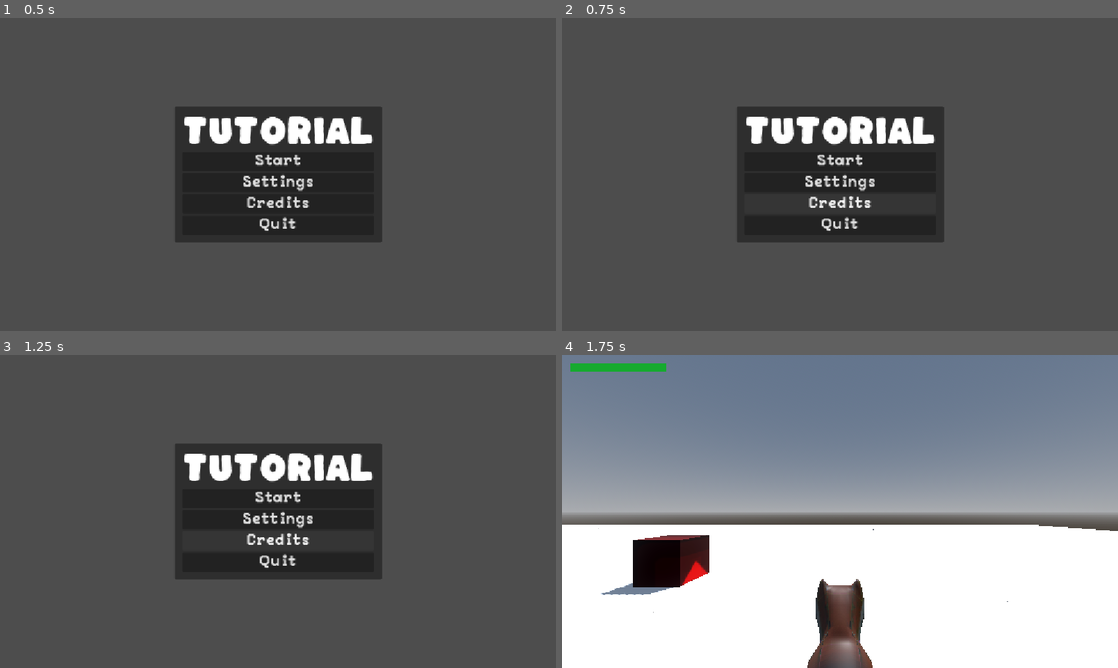
Above: before the commit, frames 1-4 (two rows, left to right).
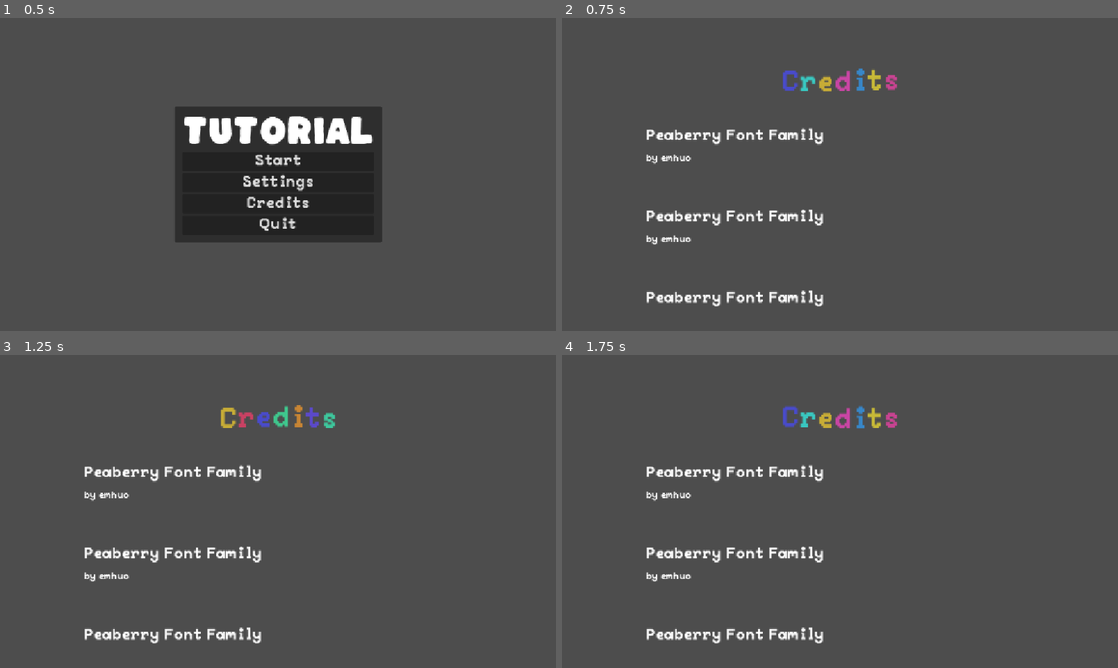
Above: after the commit, the same moments.

Repository: CC5408/tutorial-cc-5408-primavera-2026
Game: Godot game, scene res://ui/main_menu.tscn
Two runs of this game, one before a commit and one after it. Both use one fixed random seed, a clock stepped at 60 frames per second and the inputs below. The engine's default icon, where the game draws it, is replaced by a stand-in: a white triangle on a blue panel in a dark square. Sound files missing from this copy of the repository are replaced by a short silence.
Inputs (mouse positions are in pixels of both pictures, inside the frame that each line leads up to):
- Up to frame 1 (0.5 s): no input
- Up to frame 2 (0.75 s): click "Credits" at 0.5 s
- Up to frame 3 (1.25 s): no input
- Up to frame 4 (1.75 s): click (840, 498) at 1.25 s, where only the run before the commit has a clickable "Start"

Frame 1 is identical in both runs. In frame 2, 16% of the frame differs, in the area x 15-69%, y 16-93%; in frame 3, 16%; in frame 4, 97%, in the area x 0-100%, y 0-100%.

Commit message:
car, bullet and credits

Diff:
--- a/autoloads/level_manager.gd
+++ b/autoloads/level_manager.gd
@@ -3,6 +3,7 @@
 
 @export var levels: Array[PackedScene]
 @export var main_menu: PackedScene
+@export var credits: PackedScene
 
 var current_level: int = 0
 
@@ -25,3 +26,9 @@
 	if not main_menu:
 		return
 	get_tree().change_scene_to_packed(main_menu)
+
+
+func go_to_credits() -> void:
+	if not credits:
+		return
+	get_tree().change_scene_to_packed(credits)
--- a/autoloads/level_manager.tscn
+++ b/autoloads/level_manager.tscn
@@ -4,8 +4,10 @@
 [ext_resource type="PackedScene" uid="uid://dgj28uijnr6t3" path="res://levels/level_01.tscn" id="2_stu7j"]
 [ext_resource type="PackedScene" uid="uid://48tpuh5by3aj" path="res://levels/level_02.tscn" id="3_gn3j0"]
 [ext_resource type="PackedScene" uid="uid://c6sopy7qwsvyt" path="res://ui/main_menu.tscn" id="4_stu7j"]
+[ext_resource type="PackedScene" uid="uid://b44k862282gv" path="res://ui/credits.tscn" id="5_gn3j0"]
 
 [node name="LevelManager" type="Node" unique_id=1465555129]
 script = ExtResource("1_jmqug")
 levels = Array[PackedScene]([ExtResource("2_stu7j"), ExtResource("3_gn3j0")])
 main_menu = ExtResource("4_stu7j")
+credits = ExtResource("5_gn3j0")
--- /dev/null
+++ b/car/car.gd
@@ -0,0 +1,61 @@
+class_name Car
+extends VehicleBody3D
+
+
+@export var steer_acceleration: float = 3.0
+@export var steer_max: float = 0.5
+@export var engine_power: float = 600.0
+@export var brake_force: float = 300.0
+@onready var interact_area_3d: Area3D = $InteractArea3D
+@onready var passenger_marker: Marker3D = $PassengerMarker
+@onready var camera_3d: Camera3D = $Camera3D
+
+var enabled: bool = false:
+	set = set_enabled
+
+var player_inside: Player
+
+var _riding: bool = false
+
+func _ready() -> void:
+	interact_area_3d.body_entered.connect(_on_interact_entered)
+	interact_area_3d.body_exited.connect(_on_interact_exited)
+
+
+func _physics_process(delta: float) -> void:
+	if not enabled:
+		return
+	var steer_input: float  = Input.get_axis("move_left", "move_right")
+	var force_input: float = Input.get_axis("move_down", "move_up")
+
+	engine_force = force_input * engine_power
+	brake = brake_force if is_zero_approx(force_input) else 0.0
+	steering = move_toward(steering, -steer_input * steer_max, steer_acceleration * delta)
+
+
+func _input(event: InputEvent) -> void:
+	if event.is_action_pressed("interact") and player_inside:
+		_riding = true
+		player_inside.enabled = false
+		enabled = true
+		player_inside.get_parent().remove_child(player_inside)
+		add_child(player_inside)
+		player_inside.global_transform = passenger_marker.global_transform
+
+
+func set_enabled(value: bool) -> void:
+	enabled = value
+	camera_3d.current = enabled
+
+func _on_interact_entered(body: Node3D) -> void:
+	var player: Player = body as Player
+	if player:
+		player_inside = player
+
+
+func _on_interact_exited(body: Node3D) -> void:
+	if _riding:
+		return
+	var player: Player = body as Player
+	if player:
+		player_inside = null
--- /dev/null
+++ b/car/car.tscn
@@ -0,0 +1,90 @@
+[gd_scene format=3 uid="uid://bm1tlcpdsmnvq"]
+
+[ext_resource type="Script" uid="uid://ugovo1dkkwu5" path="res://car/car.gd" id="1_2gitb"]
+
+[sub_resource type="BoxMesh" id="BoxMesh_g4v7s"]
+size = Vector3(1, 0.39819336, 2.1564941)
+
+[sub_resource type="BoxShape3D" id="BoxShape3D_dxy33"]
+size = Vector3(1, 0.39819336, 2.1564941)
+
+[sub_resource type="CylinderMesh" id="CylinderMesh_g4v7s"]
+top_radius = 0.25
+bottom_radius = 0.25
+height = 0.11328125
+
+[sub_resource type="BoxShape3D" id="BoxShape3D_g4v7s"]
+size = Vector3(3.0292969, 2.463745, 3.163086)
+
+[node name="Car" type="VehicleBody3D" unique_id=308352939]
+center_of_mass_mode = 1
+script = ExtResource("1_2gitb")
+
+[node name="MeshInstance3D" type="MeshInstance3D" parent="." unique_id=1853266951]
+transform = Transform3D(1, 0, 0, 0, 1, 0, 0, 0, 1, 0, 0.30681276, 0)
+mesh = SubResource("BoxMesh_g4v7s")
+
+[node name="CollisionShape3D" type="CollisionShape3D" parent="." unique_id=103546338]
+transform = Transform3D(1, 0, 0, 0, 1, 0, 0, 0, 1, 0, 0.30681276, 0)
+shape = SubResource("BoxShape3D_dxy33")
+
+[node name="VehicleWheel3D" type="VehicleWheel3D" parent="." unique_id=1934702997]
+transform = Transform3D(1, 0, 0, 0, 1, 0, 0, 0, 1, 0.5586674, 0.1621303, 0.53571534)
+use_as_steering = true
+wheel_radius = 0.1
+suspension_stiffness = 20.0
+damping_compression = 12.0
+damping_relaxation = 10.0
+
+[node name="MeshInstance3D" type="MeshInstance3D" parent="VehicleWheel3D" unique_id=1964255151]
+transform = Transform3D(-4.371139e-08, -1, 0, 1, -4.371139e-08, 0, 0, 0, 1, 0, 0, 0)
+mesh = SubResource("CylinderMesh_g4v7s")
+
+[node name="VehicleWheel3D2" type="VehicleWheel3D" parent="." unique_id=297066282]
+transform = Transform3D(1, 0, 0, 0, 1, 0, 0, 0, 1, -0.559, 0.162, 0.536)
+use_as_steering = true
+wheel_radius = 0.1
+suspension_stiffness = 20.0
+damping_compression = 12.0
+damping_relaxation = 10.0
+
+[node name="MeshInstance3D" type="MeshInstance3D" parent="VehicleWheel3D2" unique_id=1929765358]
+transform = Transform3D(-4.371139e-08, -1, 0, 1, -4.371139e-08, 0, 0, 0, 1, 0, 0, 0)
+mesh = SubResource("CylinderMesh_g4v7s")
+
+[node name="VehicleWheel3D3" type="VehicleWheel3D" parent="." unique_id=1009943700]
+transform = Transform3D(1, 0, 0, 0, 1, 0, 0, 0, 1, -0.559, 0.162, -0.53355837)
+use_as_traction = true
+wheel_radius = 0.1
+suspension_stiffness = 20.0
+damping_compression = 12.0
+damping_relaxation = 10.0
+
+[node name="MeshInstance3D" type="MeshInstance3D" parent="VehicleWheel3D3" unique_id=1556969054]
+transform = Transform3D(-4.371139e-08, -1, 0, 1, -4.371139e-08, 0, 0, 0, 1, 0, 0, 0)
+mesh = SubResource("CylinderMesh_g4v7s")
+
+[node name="VehicleWheel3D4" type="VehicleWheel3D" parent="." unique_id=153144783]
+transform = Transform3D(1, 0, 0, 0, 1, 0, 0, 0, 1, 0.559, 0.162, -0.534)
+use_as_traction = true
+wheel_radius = 0.1
+suspension_stiffness = 20.0
+damping_compression = 12.0
+damping_relaxation = 10.0
+
+[node name="MeshInstance3D" type="MeshInstance3D" parent="VehicleWheel3D4" unique_id=1166989844]
+transform = Transform3D(-4.371139e-08, -1, 0, 1, -4.371139e-08, 0, 0, 0, 1, 0, 0, 0)
+mesh = SubResource("CylinderMesh_g4v7s")
+
+[node name="Camera3D" type="Camera3D" parent="." unique_id=2001451247]
+transform = Transform3D(-1, 3.5527137e-15, -8.742278e-08, -2.9711508e-08, 0.94047606, 0.33986, 8.221903e-08, 0.33986, -0.94047606, 0, 1.5322783, -1.9681904)
+
+[node name="InteractArea3D" type="Area3D" parent="." unique_id=1760332359]
+
+[node name="CollisionShape3D" type="CollisionShape3D" parent="InteractArea3D" unique_id=1615050646]
+transform = Transform3D(1, 0, 0, 0, 1, 0, 0, 0, 1, 0, 0.73187256, 0)
+shape = SubResource("BoxShape3D_g4v7s")
+
+[node name="PassengerMarker" type="Marker3D" parent="." unique_id=560017121]
+transform = Transform3D(-1, 0, -1.509958e-07, 0, 1, 0, 1.509958e-07, 0, -1, 0, 0.96845317, 0.074060485)
+gizmo_extents = 3.05
--- a/components/hurtbox_component.gd
+++ b/components/hurtbox_component.gd
@@ -1,4 +1,4 @@
-class_name HutboxComponent
+class_name HurtboxComponent
 extends Area3D
 
 @export var health_component: HealthComponent
--- a/default_bus_layout.tres
+++ b/default_bus_layout.tres
@@ -17,7 +17,7 @@
 bus/2/solo = false
 bus/2/mute = false
 bus/2/bypass_fx = false
-bus/2/volume_db = -6.5676136
+bus/2/volume_db = -2.8035622
 bus/2/send = &"Master"
 bus/2/effect/0/effect = SubResource("AudioEffectPhaser_j3pel")
 bus/2/effect/0/enabled = true
--- /dev/null
+++ b/enemies/gun_enemy.gd
@@ -0,0 +1,7 @@
+extends CharacterBody3D
+
+
+@onready var health_component: HealthComponent = $HealthComponent
+
+func _ready() -> void:
+	health_component.died.connect(queue_free)
--- /dev/null
+++ b/enemies/gun_enemy.tscn
@@ -0,0 +1,46 @@
+[gd_scene format=3 uid="uid://cmajkgok212pa"]
+
+[ext_resource type="Script" uid="uid://buc6q6rbtjbj5" path="res://enemies/gun_enemy.gd" id="1_7u23c"]
+[ext_resource type="Texture2D" uid="uid://bkxxcx0csiuoa" path="res://icon.svg" id="1_tmmut"]
+[ext_resource type="Script" uid="uid://dug778ifn1s4c" path="res://components/hurtbox_component.gd" id="2_tmmut"]
+[ext_resource type="Script" uid="uid://peokparacol4" path="res://components/health_component.gd" id="4_cwqlc"]
+
+[sub_resource type="StandardMaterial3D" id="StandardMaterial3D_7frlh"]
+albedo_color = Color(1, 0, 0, 1)
+albedo_texture = ExtResource("1_tmmut")
+
+[sub_resource type="BoxMesh" id="BoxMesh_g4v7s"]
+
+[sub_resource type="BoxShape3D" id="BoxShape3D_orwns"]
+
+[sub_resource type="BoxShape3D" id="BoxShape3D_3mi2o"]
+size = Vector3(1.1, 1.1, 1.1)
+
+[node name="Enemy" type="CharacterBody3D" unique_id=456266402]
+collision_layer = 4
+collision_mask = 5
+script = ExtResource("1_7u23c")
+
+[node name="MeshInstance3D" type="MeshInstance3D" parent="." unique_id=1150890785]
+transform = Transform3D(1, 0, 0, 0, 1, 0, 0, 0, 1, 0, 0.5, 0)
+material_override = SubResource("StandardMaterial3D_7frlh")
+mesh = SubResource("BoxMesh_g4v7s")
+
+[node name="CollisionShape3D" type="CollisionShape3D" parent="." unique_id=173934639]
+transform = Transform3D(1, 0, 0, 0, 1, 0, 0, 0, 1, 0, 0.5, 0)
+shape = SubResource("BoxShape3D_orwns")
+
+[node name="HurtboxComponent" type="Area3D" parent="." unique_id=1308398823 node_paths=PackedStringArray("health_component")]
+transform = Transform3D(1, 0, 0, 0, 1, 0, 0, 0, 1, 0, 0.5, 0)
+collision_layer = 4
+collision_mask = 4
+script = ExtResource("2_tmmut")
+health_component = NodePath("../HealthComponent")
+metadata/_custom_type_script = "uid://dug778ifn1s4c"
+
+[node name="CollisionShape3D" type="CollisionShape3D" parent="HurtboxComponent" unique_id=734504016]
+shape = SubResource("BoxShape3D_3mi2o")
+
+[node name="HealthComponent" type="Node" parent="." unique_id=1193627320]
+script = ExtResource("4_cwqlc")
+metadata/_custom_type_script = "uid://peokparacol4"
--- a/gameplay/spawner.gd
+++ b/gameplay/spawner.gd
@@ -2,6 +2,7 @@
 
 @export var scene: PackedScene
 # spawns per second
+@export var scene_radius: float = 2.0
 @export var rate: float = 1
 @export var radius: float = 5
 
@@ -28,7 +29,7 @@
 	var space_state: PhysicsDirectSpaceState3D = get_world_3d().direct_space_state
 
 	var sphere_rid: RID = PhysicsServer3D.sphere_shape_create()
-	PhysicsServer3D.shape_set_data(sphere_rid, 2.0)
+	PhysicsServer3D.shape_set_data(sphere_rid, scene_radius)
 
 	var params: PhysicsShapeQueryParameters3D = PhysicsShapeQueryParameters3D.new()
 	params.shape_rid = sphere_rid
--- a/levels/level_01.tscn
+++ b/levels/level_01.tscn
@@ -8,6 +8,8 @@
 [ext_resource type="PackedScene" uid="uid://b553p5occ6vcb" path="res://gameplay/goal.tscn" id="7_cg8v6"]
 [ext_resource type="MeshLibrary" uid="uid://2us4pbcnl4dd" path="res://levels/tiles.tres" id="7_rlskx"]
 [ext_resource type="PackedScene" uid="uid://dl4gfdqwe7ung" path="res://gameplay/spawner.tscn" id="8_j0sdw"]
+[ext_resource type="PackedScene" uid="uid://bm1tlcpdsmnvq" path="res://car/car.tscn" id="8_jy02f"]
+[ext_resource type="PackedScene" uid="uid://cmajkgok212pa" path="res://enemies/gun_enemy.tscn" id="10_5dxk1"]
 
 [sub_resource type="ProceduralSkyMaterial" id="ProceduralSkyMaterial_8uh7m"]
 sky_horizon_color = Color(0.66224277, 0.6717428, 0.6867428, 1)
@@ -43,9 +45,6 @@
 
 [node name="Node3D" type="Node3D" parent="." unique_id=44069373]
 
-[node name="Player" parent="." unique_id=1743865470 instance=ExtResource("5_e3hfu")]
-transform = Transform3D(1, 0, 0, 0, 1, 0, 0, 0, 1, 22.98819, 1.2728739, -25.28046)
-
 [node name="Enemy" parent="." unique_id=456266402 instance=ExtResource("6_pl2qr")]
 transform = Transform3D(1, 0, 0, 0, 1, 0, 0, 0, 1, -3.7952096, 0.49999976, 0.39298773)
 
@@ -62,3 +61,33 @@
 [node name="Spawner" parent="." unique_id=1948868527 instance=ExtResource("8_j0sdw")]
 transform = Transform3D(1, 0, 0, 0, 1, 0, 0, 0, 1, 22.421207, -1.9073486e-06, -25.873257)
 rate = 10.0
+
+[node name="Car" parent="." unique_id=308352939 instance=ExtResource("8_jy02f")]
+transform = Transform3D(1, 0, 0, 0, 1, 0, 0, 0, 1, 11.064516, 0.088, -2.029356)
+
+[node name="Player" parent="." unique_id=1743865470 instance=ExtResource("5_e3hfu")]
+transform = Transform3D(1, 0, 0, 0, 1, 0, 0, 0, 1, 12.208334, 0.6715024, 0.27156544)
+
+[node name="Enemy2" parent="." unique_id=1209173528 instance=ExtResource("10_5dxk1")]
+transform = Transform3D(1, 0, 0, 0, 1, 0, 0, 0, 1, 8.4930105, 0.8833804, -6.6680756)
+
+[node name="Enemy3" parent="." unique_id=93106538 instance=ExtResource("10_5dxk1")]
+transform = Transform3D(1, 0, 0, 0, 1, 0, 0, 0, 1, 6.670067, 0.8833804, -5.2448416)
+
+[node name="Enemy4" parent="." unique_id=716705121 instance=ExtResource("10_5dxk1")]
+transform = Transform3D(1, 0, 0, 0, 1, 0, 0, 0, 1, 6.6357784, 0.8833804, -2.502585)
+
+[node name="CSGBox3D" type="CSGBox3D" parent="." unique_id=586081647]
+transform = Transform3D(1, 0, 0, 0, 1, 0, 0, 0, 1, 0, 1.8399171, -8.860291)
+use_collision = true
+size = Vector3(1, 3.8981934, 7.2246094)
+
+[node name="CSGBox3D2" type="CSGBox3D" parent="CSGBox3D" unique_id=1764306689]
+operation = 2
+size = Vector3(2.0603027, 1.7744141, 1.9267578)
+
+[node name="CSGCylinder3D" type="CSGCylinder3D" parent="CSGBox3D" unique_id=1567110929]
+transform = Transform3D(-4.371139e-08, 1, 0, -1, -4.371139e-08, 0, 0, 0, 1, -1.4621608, 0.88786185, -1.0564833)
+operation = 2
+radius = 0.9980469
+height = 4.623047
--- a/player/player.gd
+++ b/player/player.gd
@@ -9,6 +9,11 @@
 @export var camera_pitch_min: float = -40
 @export var camera_pitch_max: float = 20
 
+@export var bullet_scene: PackedScene
+
+var enabled: bool = true:
+	set = set_enabled
+
 @onready var camera_3d: Camera3D = $SpringArm3D/Camera3D
 @onready var spring_arm_3d: SpringArm3D = $SpringArm3D
 @onready var model: Node3D = $Model
@@ -16,6 +21,10 @@
 @onready var health_component: HealthComponent = $HealthComponent
 @onready var health_bar: ProgressBar = $CanvasLayer/MarginContainer/HealthBar
 @onready var jump_player: AudioStreamPlayer3D = $JumpPlayer
+@onready var collision_shape_3d: CollisionShape3D = $CollisionShape3D
+@onready var bullet_spawn_marker: Marker3D = $GunMarker/MeshInstance3D/BulletSpawnMarker
+@onready var gun_marker: Marker3D = $GunMarker
+
 
 func _ready() -> void:
 	Input.mouse_mode = Input.MOUSE_MODE_CAPTURED
@@ -26,6 +35,8 @@
 	health_component.died.connect(_on_died)
 
 func _input(event: InputEvent) -> void:
+	if Input.is_action_just_pressed("fire"):
+		_fire()
 	if event.is_action_pressed("flick"):
 		animation_player.play("cat_animations/flick")
 
@@ -39,7 +50,13 @@
 			deg_to_rad(camera_pitch_min),
 			deg_to_rad(camera_pitch_max))
 
+
+func _process(_delta: float) -> void:
+	gun_marker.rotation.y = spring_arm_3d.rotation.y
+
+
 func _physics_process(delta: float) -> void:
+
 	if not is_on_floor():
 		velocity += get_gravity() * delta
 
@@ -65,5 +82,24 @@
 
 	model.rotation.y = lerp_angle(model.rotation.y, spring_arm_3d.rotation.y, 0.1)
 
+
+func set_enabled(value: bool) -> void:
+	enabled = value
+	set_physics_process(enabled)
+	set_process_unhandled_input(enabled)
+	set_process_unhandled_key_input(enabled)
+	camera_3d.current = enabled
+	collision_shape_3d.set_deferred("disabled", true)
+	model.transform = Transform3D.IDENTITY
+
 func _on_died() -> void:
 	queue_free()
+
+
+func _fire() -> void:
+	if not bullet_scene:
+		return
+	var bullet_inst: Node3D = bullet_scene.instantiate()
+	get_parent().add_child(bullet_inst)
+	bullet_inst.global_position = bullet_spawn_marker.global_position
+	bullet_inst.global_rotation = bullet_spawn_marker.global_rotation
--- a/player/player.tscn
+++ b/player/player.tscn
@@ -2,6 +2,7 @@
 
 [ext_resource type="Script" uid="uid://cmn204mhbvh22" path="res://player/player.gd" id="1_oul6g"]
 [ext_resource type="PackedScene" uid="uid://coetuunqittxg" path="res://assets/cat.glb" id="2_g1dw6"]
+[ext_resource type="PackedScene" uid="uid://c5da07iughyim" path="res://weapons/bullet.tscn" id="2_hg6s5"]
 [ext_resource type="AnimationLibrary" uid="uid://clwcd22kffuvq" path="res://assets/cat_animations.glb" id="3_yw30f"]
 [ext_resource type="Script" uid="uid://b66cs470qfon0" path="res://components/hitbox_component.gd" id="4_g6k8r"]
 [ext_resource type="Script" uid="uid://dug778ifn1s4c" path="res://components/hurtbox_component.gd" id="4_yw30f"]
@@ -18,11 +19,18 @@
 [sub_resource type="SphereShape3D" id="SphereShape3D_qjkh3"]
 radius = 0.75
 
+[sub_resource type="BoxMesh" id="BoxMesh_g4v7s"]
+size = Vector3(0.16210938, 0.11035156, 0.3239746)
+
+[sub_resource type="BoxMesh" id="BoxMesh_rgyib"]
+size = Vector3(0.16210938, 0.11035156, 0.043945313)
+
 [node name="Player" type="CharacterBody3D" unique_id=1743865470]
 collision_layer = 3
 collision_mask = 3
 script = ExtResource("1_oul6g")
 camera_pitch_min = -10.0
+bullet_scene = ExtResource("2_hg6s5")
 
 [node name="CollisionShape3D" type="CollisionShape3D" parent="." unique_id=1031798827]
 transform = Transform3D(1, 0, 0, 0, -4.371139e-08, 1, 0, -1, -4.371139e-08, 0, 0.29197133, 0.018620014)
@@ -32,6 +40,26 @@
 
 [node name="cat" parent="Model" unique_id=233149439 instance=ExtResource("2_g1dw6")]
 transform = Transform3D(-1, 0, 8.742278e-08, 0, 1, 0, -8.742278e-08, 0, -1, 0, 0, 0)
+
+[node name="FABRIK3D" type="FABRIK3D" parent="Model/cat/Skeleton3D" parent_id_path=PackedInt32Array(233149439, 567614488) index="1" unique_id=2105394182]
+setting_count = 1
+settings/0/target_node = NodePath("../../../../GunMarker")
+settings/0/root_bone_name = "tail_1"
+settings/0/root_bone = 25
+settings/0/end_bone_name = "tail_4_leaf"
+settings/0/end_bone = 29
+settings/0/extend_end_bone = false
+settings/0/joint_count = 5
+settings/0/joints/0/rotation_axis = 3
+settings/0/joints/0/limitation = null
+settings/0/joints/1/rotation_axis = 3
+settings/0/joints/1/limitation = null
+settings/0/joints/2/rotation_axis = 3
+settings/0/joints/2/limitation = null
+settings/0/joints/3/rotation_axis = 3
+settings/0/joints/3/limitation = null
+settings/0/joints/4/rotation_axis = 3
+settings/0/joints/4/limitation = null
 
 [node name="AnimationPlayer" type="AnimationPlayer" parent="Model/cat" unique_id=857112140]
 libraries/cat_animations = ExtResource("3_yw30f")
@@ -47,7 +75,7 @@
 shape = SubResource("BoxShape3D_g4v7s")
 
 [node name="SpringArm3D" type="SpringArm3D" parent="." unique_id=1187830177]
-transform = Transform3D(1, 0, 0, 0, 1, 0, 0, 0, 1, 0, 1.2301409, -0.7982006)
+transform = Transform3D(1, 0, 0, 0, 1, 0, 0, 0, 1, 0, 1.23, 0)
 spring_length = 2.0
 
 [node name="Camera3D" type="Camera3D" parent="SpringArm3D" unique_id=1896818561]
@@ -89,3 +117,19 @@
 
 [node name="JumpPlayer" type="AudioStreamPlayer3D" parent="." unique_id=625906409]
 stream = ExtResource("8_rgyib")
+
+[node name="GunMarker" type="Marker3D" parent="." unique_id=787994381]
+transform = Transform3D(1, 0, 0, 0, 1, 0, 0, 0, 1, 0.17079139, 0.9366242, 0.15292458)
+
+[node name="MeshInstance3D" type="MeshInstance3D" parent="GunMarker" unique_id=1967754370]
+transform = Transform3D(1, 0, 0, 0, 1, 0, 0, 0, 1, -0.0045648813, 0.10066491, -0.045535043)
+mesh = SubResource("BoxMesh_g4v7s")
+
+[node name="BulletSpawnMarker" type="Marker3D" parent="GunMarker/MeshInstance3D" unique_id=1323142453]
+transform = Transform3D(1, 0, 0, 0, 1, 0, 0, 0, 1, 0, 0, -0.16648975)
+
+[node name="MeshInstance3D2" type="MeshInstance3D" parent="GunMarker" unique_id=1777606751]
+transform = Transform3D(1, 0, 0, 0, 1, 0, 0, 0, 1, -0.0045648813, 0.03809607, 0.014452532)
+mesh = SubResource("BoxMesh_rgyib")
+
+[editable path="Model/cat"]
--- a/project.godot
+++ b/project.godot
@@ -71,12 +71,22 @@
 }
 flick={
 "deadzone": 0.2,
-"events": [Object(InputEventMouseButton,"resource_local_to_s …(115 unchanged characters)… alse,"meta_pressed":false,"button_mask":1,"position":Vector2(466, 34),"global_position":Vector2(478, 94),"factor":1.0,"button_index":1,"canceled":false,"pressed":true,"double_click":false,"script":null)
+"events": [Object(InputEventMouseButton,"resource_local_to_s …(115 unchanged characters)… alse,"meta_pressed":false,"button_mask":2,"position":Vector2(350, 14),"global_position":Vector2(362, 74),"factor":1.0,"button_index":2,"canceled":false,"pressed":true,"double_click":false,"script":null)
 ]
 }
 menu={
 "deadzone": 0.2,
 "events": [Object(InputEventKey,"resource_local_to_scene":false,"resource_name":"","device":-1,"window_id":0,"alt_press …(195 unchanged characters)…
+]
+}
+interact={
+"deadzone": 0.2,
+"events": [Object(InputEventKey,"resource_local_to_scene":false,"resource_name":"","device":-1,"window_id":0,"alt_pressed":false,"shift_pressed":false,"ctrl_pressed":false,"meta_pressed":false,"pressed":false,"keycode":0,"physical_keycode":69,"key_label":0,"unicode":101,"location":0,"echo":false,"script":null)
+]
+}
+fire={
+"deadzone": 0.2,
+"events": [Object(InputEventMouseButton,"resource_local_to_scene":false,"resource_name":"","device":-1,"window_id":0,"alt_pressed":false,"shift_pressed":false,"ctrl_pressed":false,"meta_pressed":false,"button_mask":1,"position":Vector2(358, 10),"global_position":Vector2(370, 70),"factor":1.0,"button_index":1,"canceled":false,"pressed":true,"double_click":false,"script":null)
 ]
 }
 
--- /dev/null
+++ b/ui/credits.gd
@@ -0,0 +1,20 @@
+extends Control
+
+@onready var rich_text_label: RichTextLabel = $RichTextLabel
+
+var progress: float = 0
+
+
+func _ready() -> void:
+	set_process(false)
+	await get_tree().create_timer(2).timeout
+	set_process(true)
+
+
+func _process(delta: float) -> void:
+	var vscrollbar: VScrollBar = rich_text_label.get_v_scroll_bar()
+	progress += delta * 60
+	vscrollbar.value = progress
+
+	if progress > vscrollbar.value + 10:
+		LevelManager.go_to_main_menu()
--- /dev/null
+++ b/ui/credits.tscn
@@ -0,0 +1,59 @@
+[gd_scene format=3 uid="uid://b44k862282gv"]
+
+[ext_resource type="Script" uid="uid://chdlen82hmhf0" path="res://ui/credits.gd" id="1_ed0b0"]
+
+[node name="Credits" type="Control" unique_id=621796449]
+layout_mode = 3
+anchors_preset = 15
+anchor_right = 1.0
+anchor_bottom = 1.0
+grow_horizontal = 2
+grow_vertical = 2
+script = ExtResource("1_ed0b0")
+
+[node name="RichTextLabel" type="RichTextLabel" parent="." unique_id=1001513461]
+layout_mode = 1
+anchors_preset = 8
+anchor_left = 0.5
+anchor_top = 0.5
+anchor_right = 0.5
+anchor_bottom = 0.5
+offset_left = -402.0
+offset_top = -279.0
+offset_right = 402.0
+offset_bottom = 279.0
+grow_horizontal = 2
+grow_vertical = 2
+bbcode_enabled = true
+text = "[font_size=60][wave][rainbow][center]Credits[/center][/rainbow][/wave][/font_size]
+
+
+Peaberry Font Family
+[font_size=20]
+by emhuo
+[/font_size]
+
+
+Peaberry Font Family
+[font_size=20]
+by emhuo
+[/font_size]
+
+
+Peaberry Font Family
+[font_size=20]
+by emhuo
+[/font_size]
+
+
+Peaberry Font Family
+[font_size=20]
+by emhuo
+[/font_size]
+
+Peaberry Font Family
+[font_size=20]
+by emhuo
+[/font_size]
+"
+scroll_active = false
--- a/ui/main_menu.gd
+++ b/ui/main_menu.gd
@@ -20,5 +20,5 @@
 	AudioManager.play_sfx(CLICK)
 
 func _on_credits_pressed() -> void:
+	LevelManager.go_to_credits()
 	AudioManager.play_sfx(CLICK)
-	AudioManager.next_song()
--- /dev/null
+++ b/weapons/bullet.gd
@@ -0,0 +1,17 @@
+extends HitboxComponent
+
+
+@export var move_speed: float = 10
+
+func _ready() -> void:
+	body_entered.connect(_on_body_entered)
+
+
+func _physics_process(delta: float) -> void:
+	var direction: Vector3 = -basis.z
+	var velocity: Vector3 = direction * move_speed
+	position += velocity * delta
+
+
+func _on_body_entered(_body: Node3D) -> void:
+	queue_free()
--- /dev/null
+++ b/weapons/bullet.tscn
@@ -0,0 +1,32 @@
+[gd_scene format=3 uid="uid://c5da07iughyim"]
+
+[ext_resource type="Script" uid="uid://u15fiy5u5ov" path="res://weapons/bullet.gd" id="1_fc8e7"]
+
+[sub_resource type="SphereMesh" id="SphereMesh_g4v7s"]
+radius = 0.05
+height = 0.1
+
+[sub_resource type="CylinderMesh" id="CylinderMesh_l3ktd"]
+top_radius = 0.0
+bottom_radius = 0.025
+height = 0.085632324
+
+[sub_resource type="SphereShape3D" id="SphereShape3D_l3ktd"]
+radius = 0.05
+
+[node name="Bullet" type="Area3D" unique_id=173790434]
+collision_layer = 5
+collision_mask = 5
+script = ExtResource("1_fc8e7")
+damage = 100.0
+metadata/_custom_type_script = "uid://b66cs470qfon0"
+
+[node name="MeshInstance3D" type="MeshInstance3D" parent="." unique_id=561411858]
+mesh = SubResource("SphereMesh_g4v7s")
+
+[node name="MeshInstance3D2" type="MeshInstance3D" parent="." unique_id=1306230763]
+transform = Transform3D(1, 0, 0, 0, -4.371139e-08, 1, 0, -1, -4.371139e-08, 0, -2.2077131e-09, -0.05050659)
+mesh = SubResource("CylinderMesh_l3ktd")
+
+[node name="CollisionShape3D" type="CollisionShape3D" parent="." unique_id=1692749418]
+shape = SubResource("SphereShape3D_l3ktd")
Binary file changed: assets/cat.glb
Not shown, added: car/car.gd.uid
Not shown, added: enemies/gun_enemy.gd.uid
Not shown, added: ui/credits.gd.uid
Not shown, added: weapons/bullet.gd.uid
Not shown, changed: assets/cat.blend
